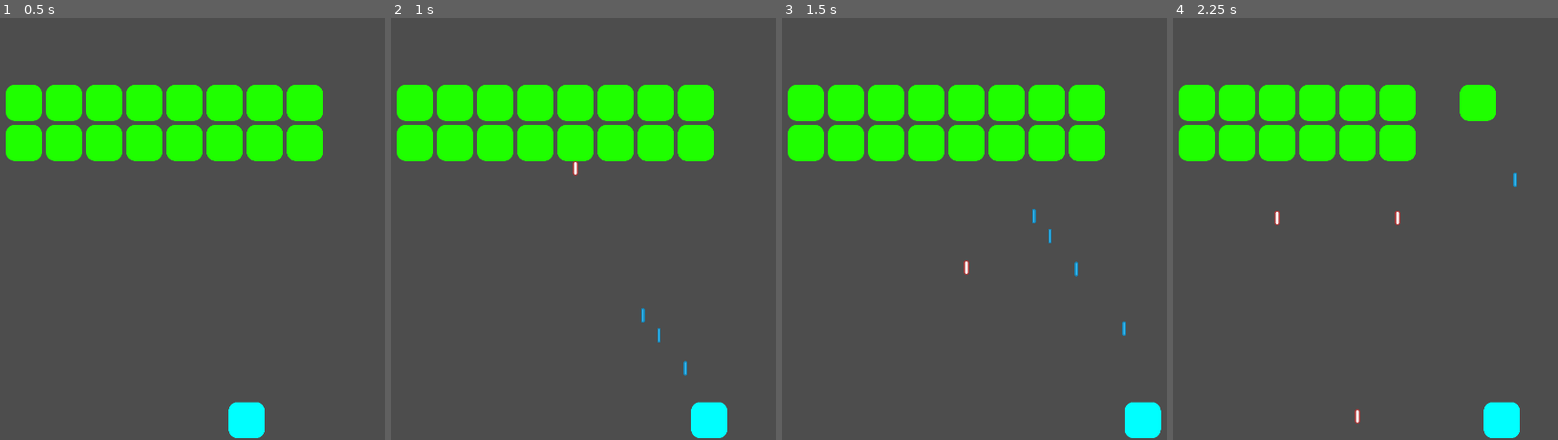
Above: before the commit, frames 1-4 (left to right).
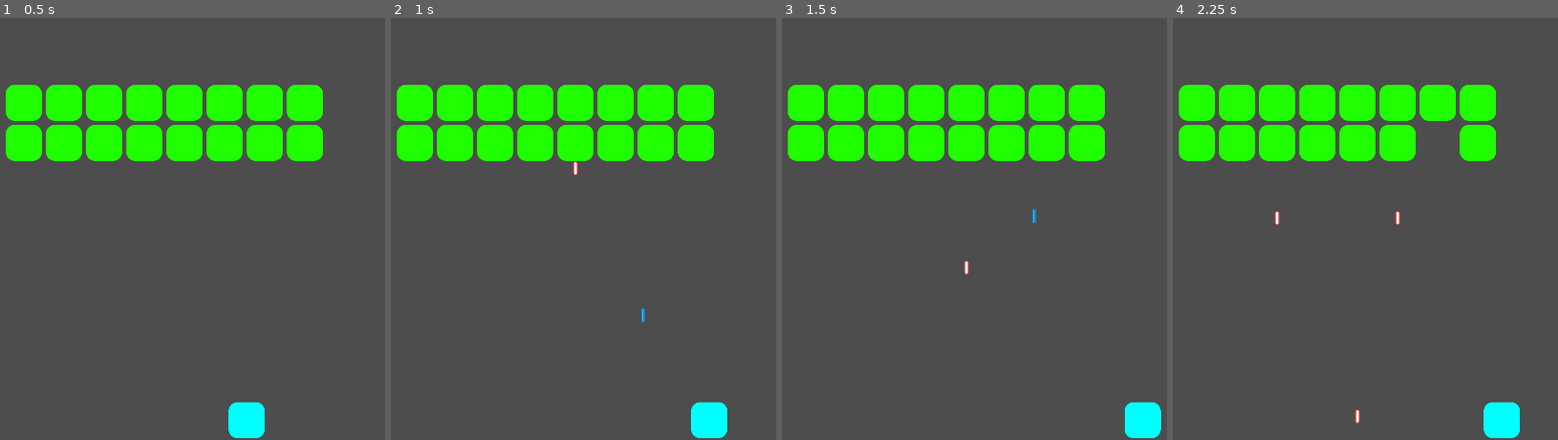
Above: after the commit, the same moments.

Repository: michael-j-coyne/space-defense
Game: Godot game, scene res://scenes/levels/level_1.tscn
The game is run twice, just before and just after one commit, with the same random seed, the same clock (stepped at 60 frames per second) and the same inputs. This scene is started directly instead of the project's main scene.
Inputs (mouse positions are in pixels of both pictures, inside the frame that each line leads up to):
- Up to frame 1 (0.5 s): no input
- Up to frame 2 (1 s): tap Enter (ui_accept) at 0.5, 0.6, 0.77 s; move the mouse to (637, 313) at 0.52 s; hold Right (ui_right) from 0.53 s (still down); click (637, 313) at 0.67 s
- Up to frame 3 (1.5 s): tap Enter (ui_accept) at 1.07 s; release Right (ui_right) at 1.25 s; drag from (outside the picture) to (1143, 418) at 1.27 s
- Up to frame 4 (2.25 s): move the mouse to (1226, 161) at 2.02 s; hold Left (ui_left) from 2.03 s (still down); tap Alt at 2.1 s

Frame 1 is identical in both runs. In frame 2, less than 0.1% of the frame differs, in the area x 69-77%, y 73-85%; in frame 3, less than 0.1%; in frame 4, 1.6%, in the area x 64-90%, y 15-41%.

Commit message:
Add cooldown to gun_component

Diff:
--- a/components/gun_component.gd
+++ b/components/gun_component.gd
@@ -1,12 +1,17 @@
 @tool
 class_name GunComponent extends Node2D
 
+## How long before the gun can fire again
+@export var cooldown: float = 1.0
 ## The projectile scene which will be shot from the gun
 @export var ammo: PackedScene
 ## How fast the projectile fired from the gun moves in pixels / second
 @export var projectile_speed := 0.0
 ## How much damage the projectile fired from the gun will do, before any multipliers
 @export var damage := 0.0
+
+# If the gun is cooling down, it can't fire.
+var cooling_down = false
 
 func _get_configuration_warnings() -> PackedStringArray:
 	var warnings = PackedStringArray()
@@ -16,10 +21,15 @@
 		warnings.append("The damage of the gun is 0. The projectiles will not do any damage.")
 	if projectile_speed == 0:
 		warnings.append("The projectile speed is 0. The projectiles will not move.")
+	if cooldown < 0:
+		warnings.append("The cooldown must be >= 0")
 
 	return warnings
 
 func shoot(direction: Vector2) -> Projectile:
+	if cooling_down:
+		return
+
 	var attack = Attack.new()
 	attack.damage = damage
 
@@ -38,4 +48,7 @@
 
 	get_node("/root").add_child(projectile)
 
+	cooling_down = true
+	get_tree().create_timer(cooldown).connect("timeout", func(): cooling_down = false)
+
 	return projectile
